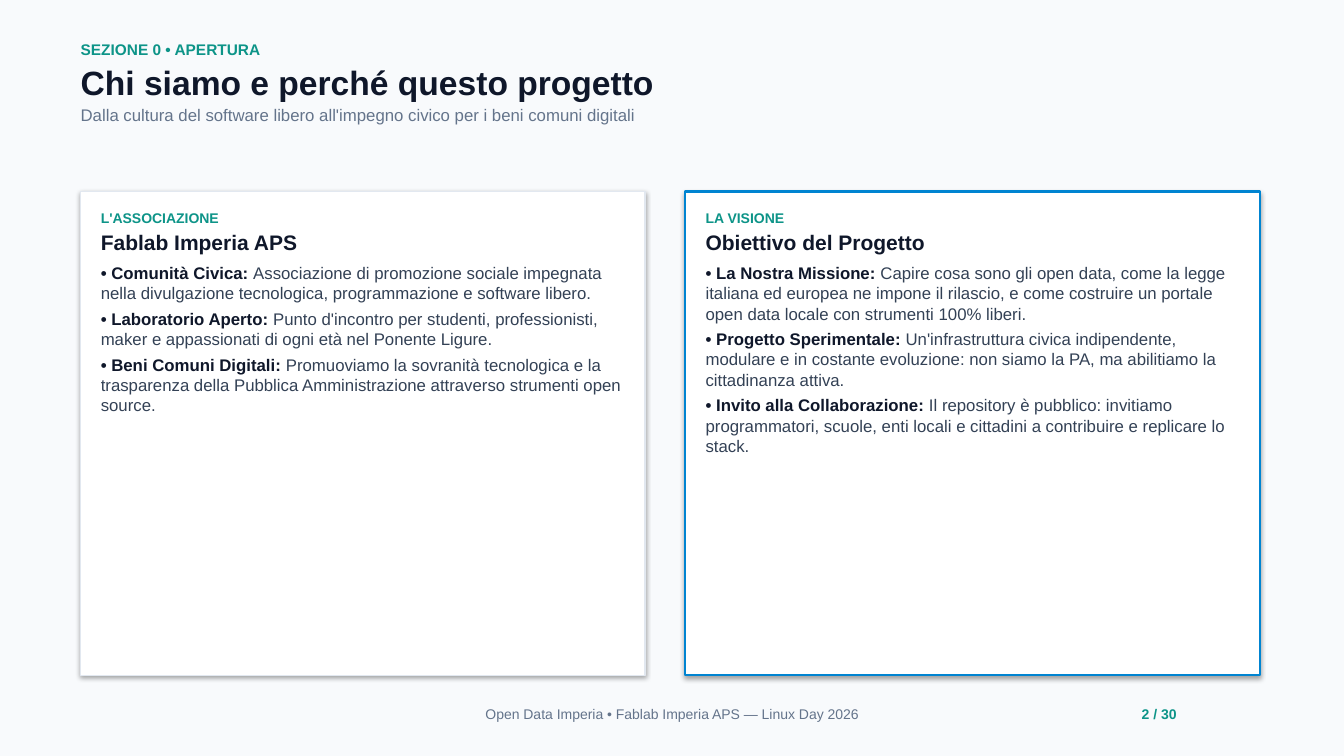
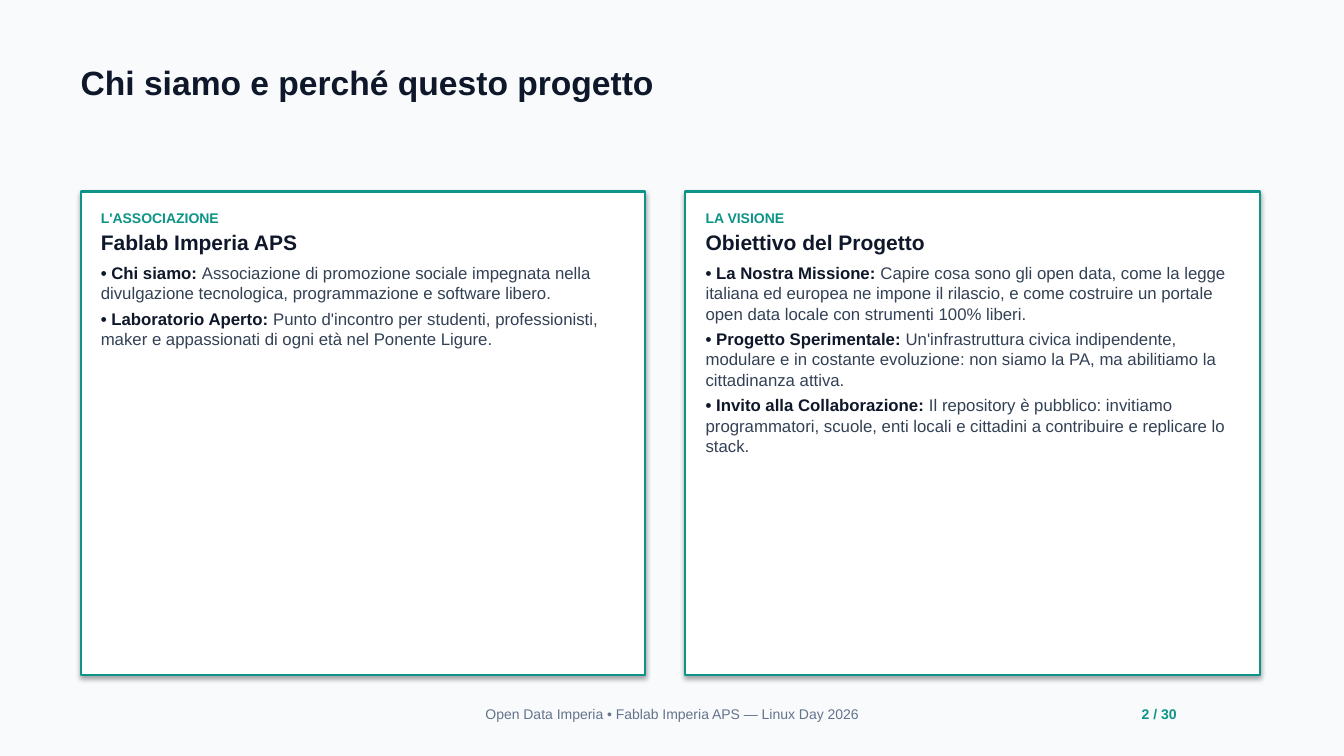
Before and after one commit to fablab-imperia/open-imperia, a slide deck: slide 2 of docs/Linux_Day_Open_Data_Imperia.odp. Drawn at 1344x756 pixels with LibreOffice and Linux fonts; fonts in the diff are those of the drawing. Boxes give left, top, right and bottom in pixels: in the first picture for what was removed or moved away, otherwise in the second. Text is boxed around its words. In the diff, an @@ line names an element or a change of style, - is before the commit and + after.

```diff
--- a/docs/Linux_Day_Open_Data_Imperia.odp
+++ b/docs/Linux_Day_Open_Data_Imperia.odp
@@ text at [81,44,261,55]: paragraph removed @@
-SEZIONE 0 • APERTURA
@@ text at [81,109,635,125]: paragraph removed @@
-Dalla cultura del software libero all'impegno civico per i beni comuni digitali
@@ rectangle at [81,192,645,676]: outline #E2E8F0 0.99 pt to #0D9488 1.5 pt @@
@@ rectangle at [686,192,1260,676]: outline #0084D1 1.5 pt to #0D9488 1.5 pt @@
@@ text at [101,267,590,303]: text changed @@
-• Comunità Civica: Associazione di promozione sociale impegnata nella divulgazione tecnologica, programmazione e software libero.
+• Chi siamo: Associazione di promozione sociale impegnata nella divulgazione tecnologica, programmazione e software libero.
@@ text at [101,358,620,411]: paragraph removed @@
-• Beni Comuni Digitali: Promuoviamo la sovranità tecnologica e la trasparenza della Pubblica Amministrazione attraverso strumenti open source.
```
Also in this commit, not shown: 27 other slides changed, 1 slide added, 2 slides removed, 1 other file.
